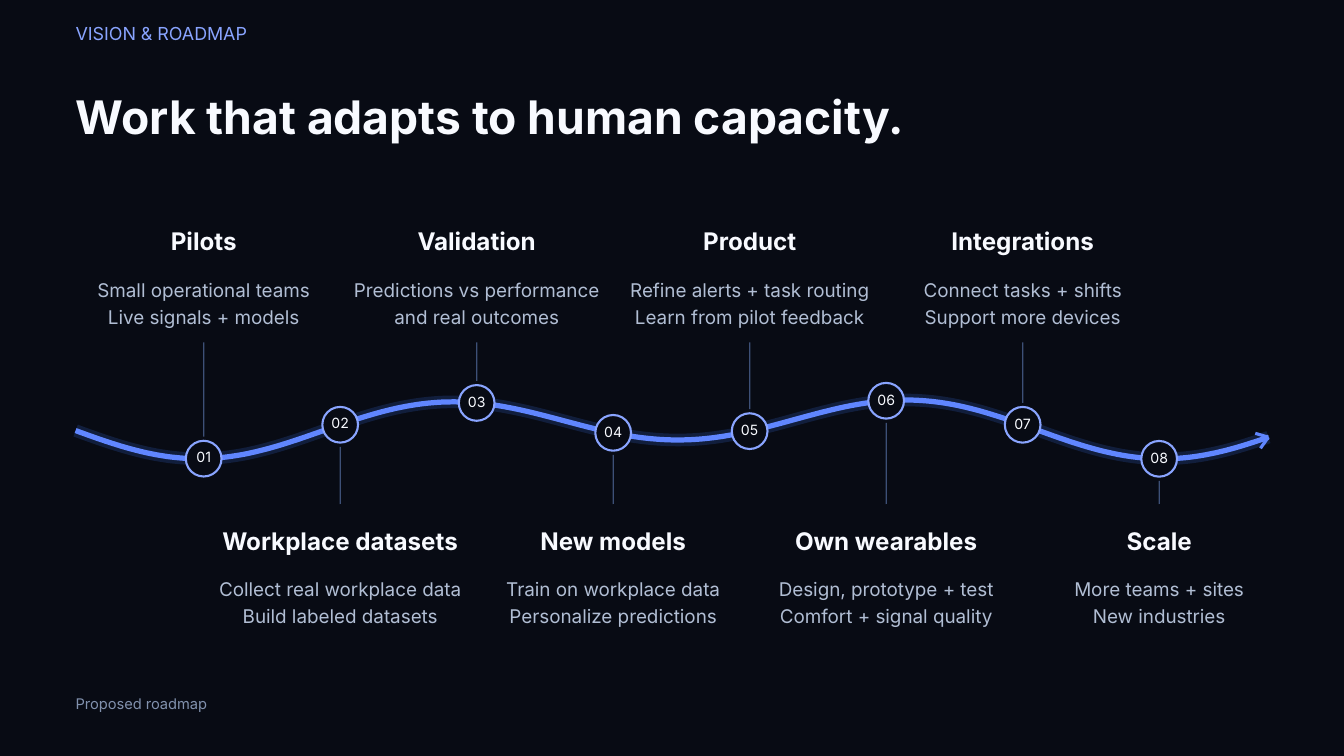
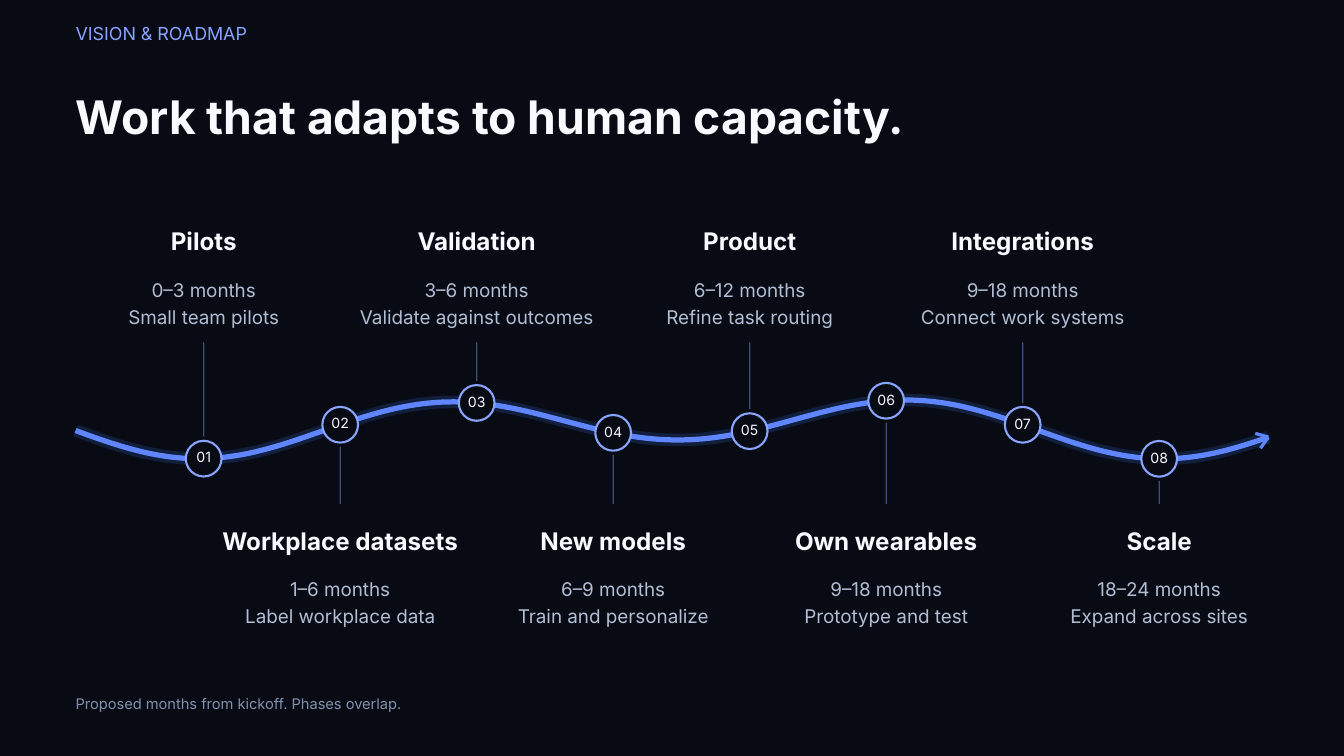
Before and after one commit to Guayamose/Neurasign, a slide deck: slide 12 of presentation/NeuraSign_Pitch.pptx (slide 11 before the commit). Drawn at 1344x756 pixels with LibreOffice and Linux fonts; fonts in the diff are those of the drawing. Boxes give left, top, right and bottom in pixels: in the first picture for what was removed or moved away, otherwise in the second. Text is boxed around its words. In the diff, an @@ line names an element or a change of style, - is before the commit and + after.

```diff
--- a/presentation/NeuraSign_Pitch.pptx
+++ b/presentation/NeuraSign_Pitch.pptx
@@ text at box(152, 283, 256, 297): text changed @@
-Small operational teams
+0–3 months
@@ text at box(425, 283, 529, 297): text changed @@
-Predictions vs performance
+3–6 months
@@ text added at box(694, 283, 805, 297), 13.5 pt, text #B1BED4 @@
+6–12 months
@@ text at box(967, 283, 1078, 297): text changed @@
-Connect tasks + shifts
+9–18 months
@@ text at box(128, 310, 279, 328): text changed @@
-Live signals + models
+Small team pilots
@@ text at box(360, 310, 594, 328): text changed @@
-and real outcomes
+Validate against outcomes
@@ text removed at box(635, 309, 864, 328) @@
-Learn from pilot feedback
@@ text at box(666, 309, 833, 328): text changed @@
-Refine alerts + task routing
+Refine task routing
@@ text at box(921, 310, 1125, 328): text changed @@
-Support more devices
+Connect work systems
@@ text at box(290, 582, 390, 596): text changed @@
-Collect real workplace data
+1–6 months
@@ text at box(561, 582, 665, 596): text changed @@
-Train on workplace data
+6–9 months
@@ text at box(830, 582, 942, 596): text changed @@
-Design, prototype + test
+9–18 months
@@ text at box(1097, 582, 1221, 596): text changed @@
-More teams + sites
+18–24 months
@@ text at box(245, 609, 435, 627): text changed @@
-Build labeled datasets
+Label workplace data
@@ text at box(518, 609, 709, 627): text changed @@
-Personalize predictions
+Train and personalize
@@ text at box(804, 609, 968, 627): text changed @@
-Comfort + signal quality
+Prototype and test
@@ text at box(1070, 609, 1248, 627): text changed @@
-New industries
+Expand across sites
@@ text at box(76, 698, 402, 712): text changed @@
-Proposed roadmap
+Proposed months from kickoff. Phases overlap.
```
Also in this commit, not shown: 5 other slides changed, 1 slide added, 1 other file.
